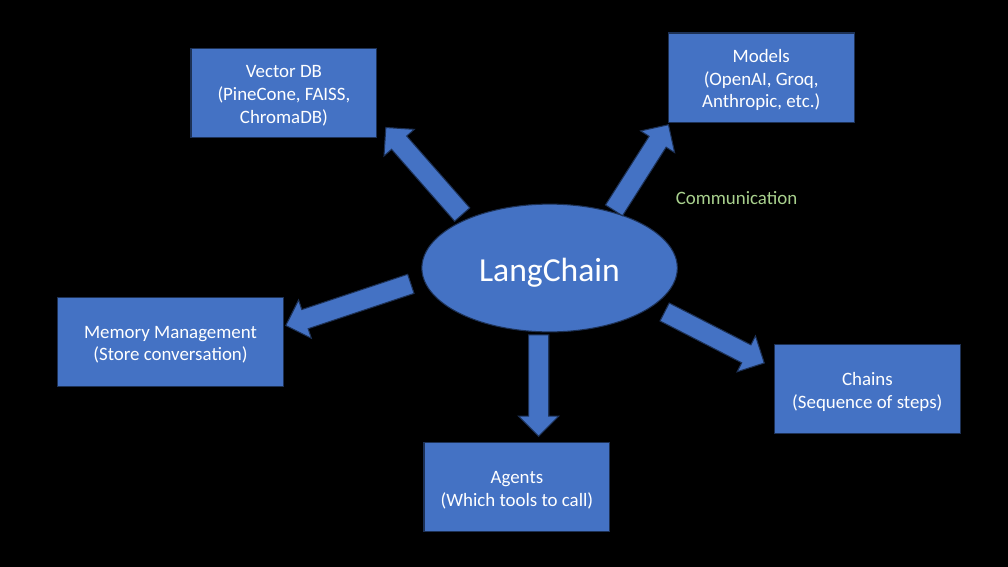
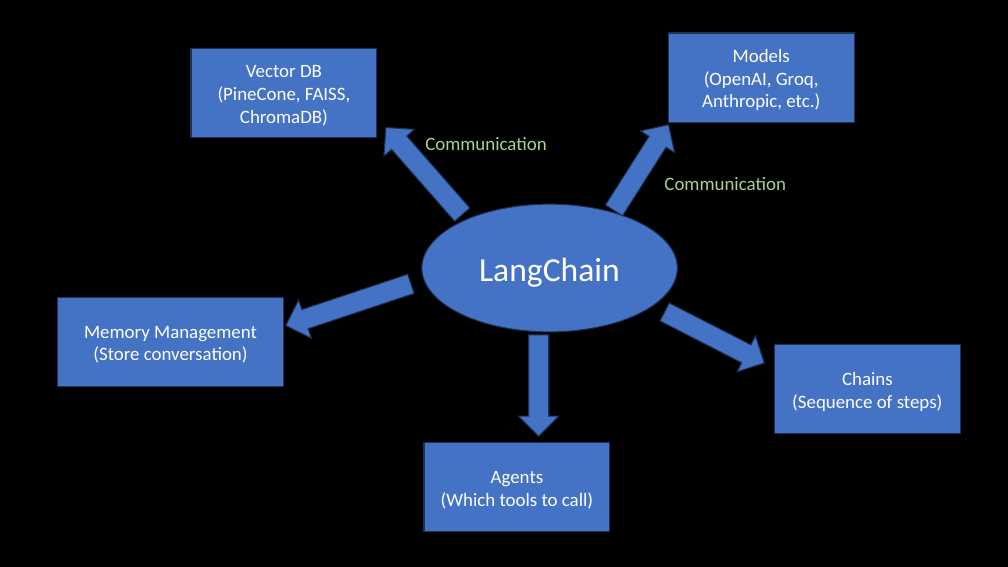
Before and after one commit to ash322ash422/youtube, a slide deck: slide 5 of AgenticAI/5-Tools-and-Framework/Langchain/Langchain-1-why-do-we-need-it.pptx. Drawn at 1008x567 pixels with LibreOffice and Linux fonts; fonts in the diff are those of the drawing; background and template pictures are left out. Boxes give left, top, right and bottom in pixels: in the first picture for what was removed or moved away, otherwise in the second. Text is boxed around its words. In the diff, an @@ line names an element or a change of style, - is before the commit and + after.

```diff
--- a/AgenticAI/5-Tools-and-Framework/Langchain/Langchain-1-why-do-we-need-it.pptx
+++ b/AgenticAI/5-Tools-and-Framework/Langchain/Langchain-1-why-do-we-need-it.pptx
@@ text added at (425, 137, 546, 150), 18 pt, text #A9D18E @@
+Communication
@@ text "Communication": place and size @@
-text "Communication" at (676, 191, 797, 204)
+text "Communication" at (664, 177, 785, 190)
```
Also in this commit, not shown: 3 other slides changed, 11 other files.
